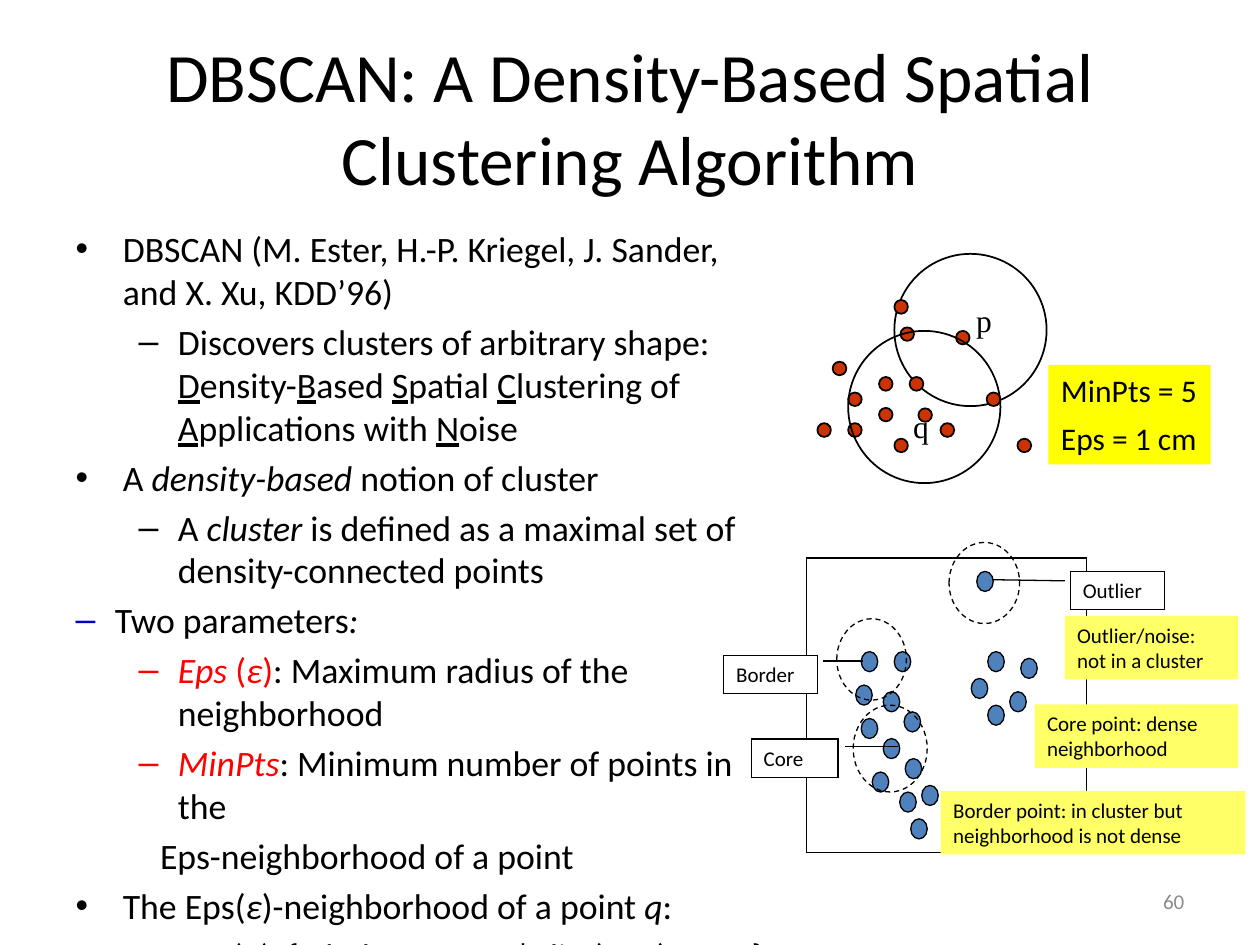
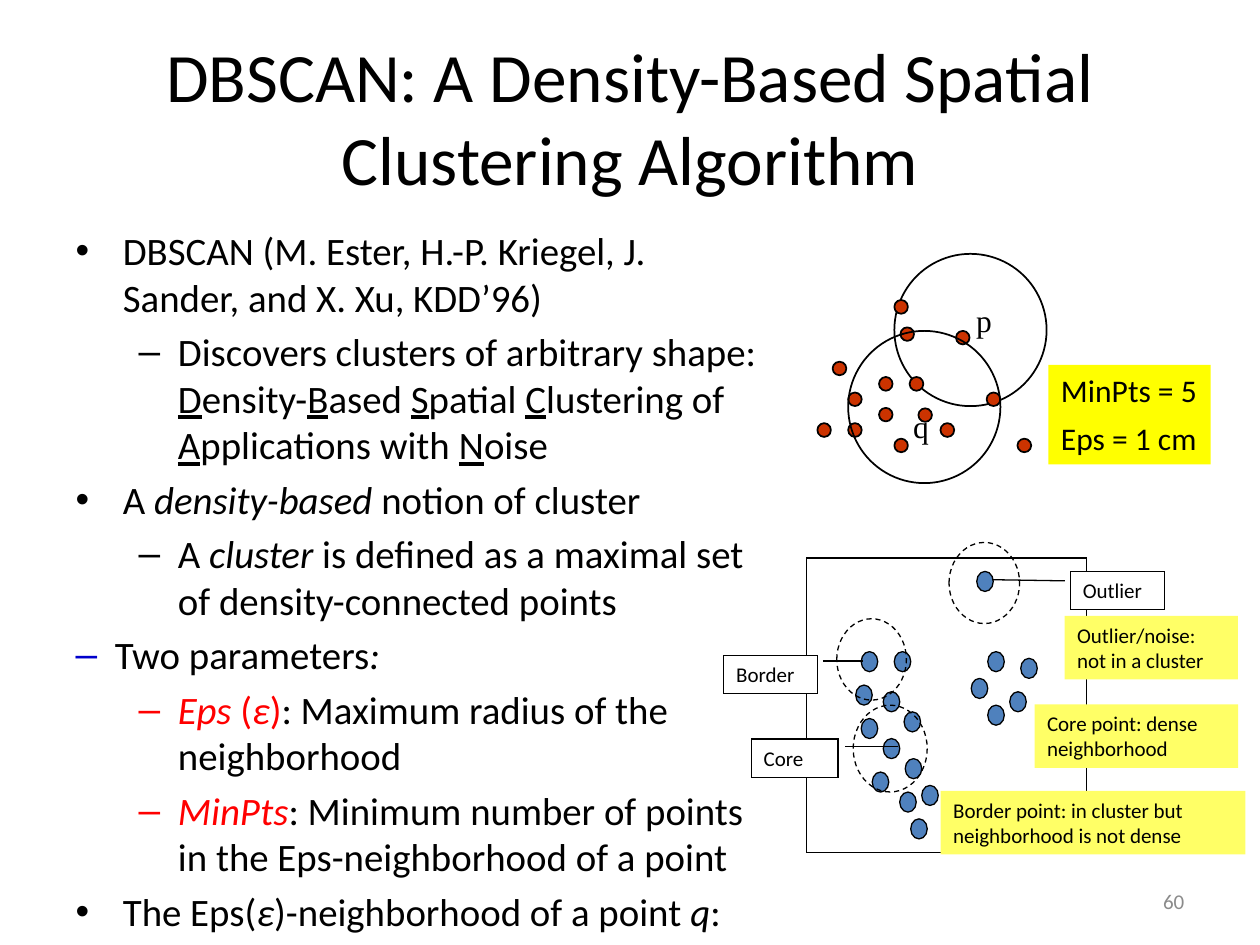
Before and after one commit to mjiang89/mjiang89.github.io, a slide deck: slide 60 of teaching/CS412Summer17-Chapter10.pptx. Drawn at 1260x945 pixels with LibreOffice and Linux fonts; fonts in the diff are those of the drawing. Boxes give left, top, right and bottom in pixels: in the first picture for what was removed or moved away, otherwise in the second. Text is boxed around its words. In the diff, an @@ line names an element or a change of style, - is before the commit and + after.

```diff
--- a/teaching/CS412Summer17-Chapter10.pptx
+++ b/teaching/CS412Summer17-Chapter10.pptx
@@ text at <box>115,236,756,933</box>: size 20.4 to 22.2 pt in "DBSCAN (M. Ester, H.-P. Kriegel, J. Sander, ...", "Discovers clusters of arbitrary shape: Density-Based Spatial ...", "A density-based notion of cluster", "A cluster is defined as a maximal ..." and 4 more places @@
@@ text at <box>178,798,743,878</box>: text changed; size 20.4 to 22.2 pt @@
-  – MinPts: Minimum number of points in the
-      Eps-neighborhood of a point
+  – MinPts: Minimum number of points in the Eps-neighborhood of a point
```
Also in this commit, not shown: 40 other slides changed, 4 other files.
